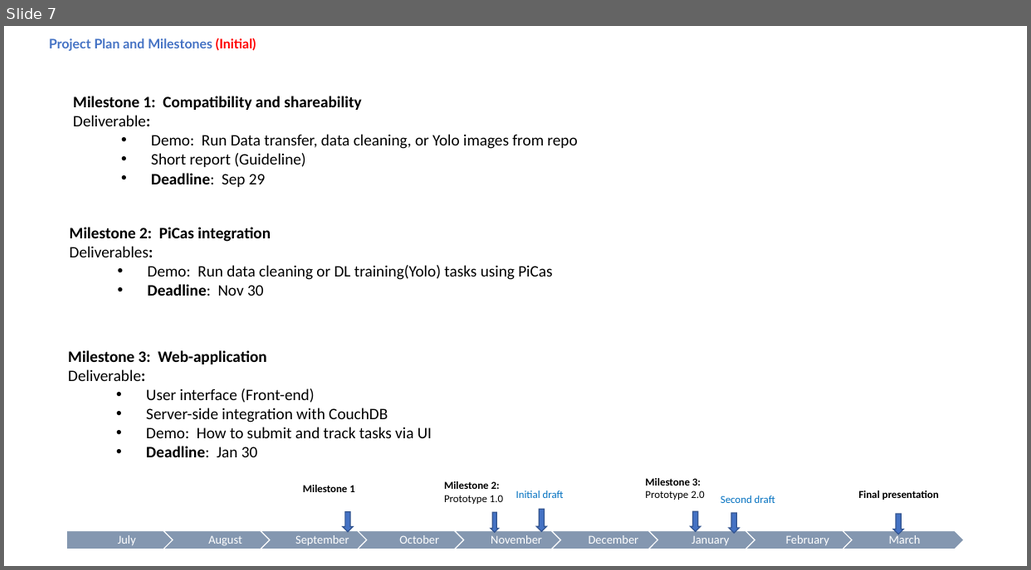
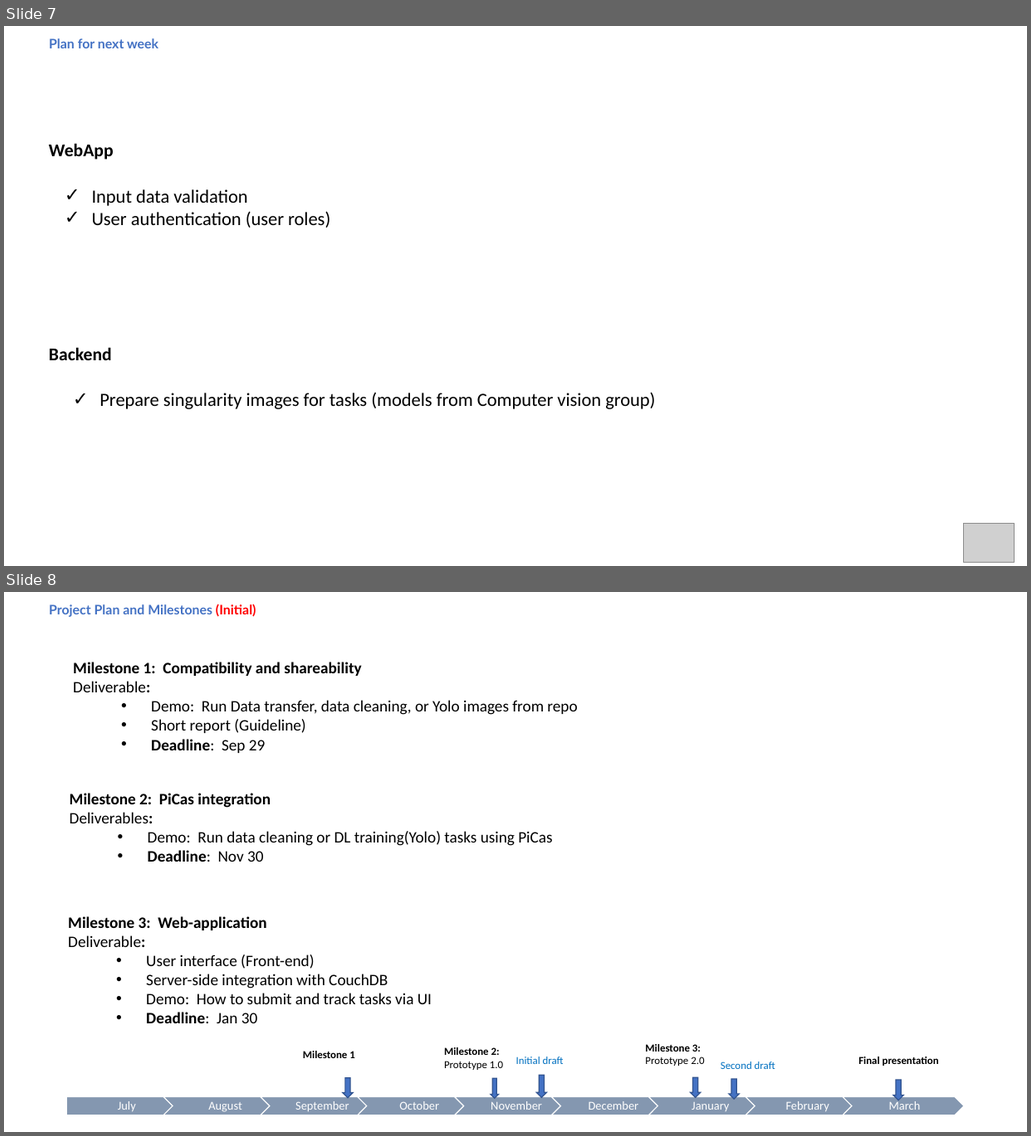
Before and after one commit to hmhwe/IMAGEN_Backend, a slide deck: docs/surf_PiCas_Dec_05.pptx. Shown one above the other, each under a label of ours: slide 7 before the commit, slides 7 and 8 after it. The pictures are 1031x570 and 1031x1136 pixels, drawn with LibreOffice and Linux fonts; fonts in the diff are those of the drawing; grey boxes stand for pictures. Boxes give left, top, right and bottom in pixels: in the first picture for what was removed or moved away, otherwise in the second. Text is boxed around its words. In the diff, an @@ line names an element or a change of style, - is before the commit and + after.

```diff
--- a/docs/surf_PiCas_Dec_05.pptx
+++ b/docs/surf_PiCas_Dec_05.pptx
@@ slide 7 added at (x1=4, y1=26, x2=1027, y2=566), background #FFFFFF @@
@@ title added at (x1=49, y1=38, x2=158, y2=48), 13.1 pt, text #4472C4, bold @@
+Plan for next week
@@ text added at (x1=49, y1=143, x2=114, y2=160), 18 pt, text #000000, bold @@
+WebApp
@@ text added at (x1=92, y1=190, x2=330, y2=228), 18.7 pt, text #000000 @@
+✓ Input data validation
+✓ User authentication (user roles)
@@ text added at (x1=49, y1=347, x2=112, y2=360), 18 pt, text #000000, bold @@
+Backend
@@ text added at (x1=99, y1=392, x2=655, y2=409), 18.7 pt, text #000000 @@
+✓ Prepare singularity images for tasks (models from Computer vision group)
@@ picture added at (x1=963, y1=524, x2=1013, y2=561) @@
@@ what was slide 7 is now slide 8 @@
```
Also in this commit, not shown: 1 slide changed.
